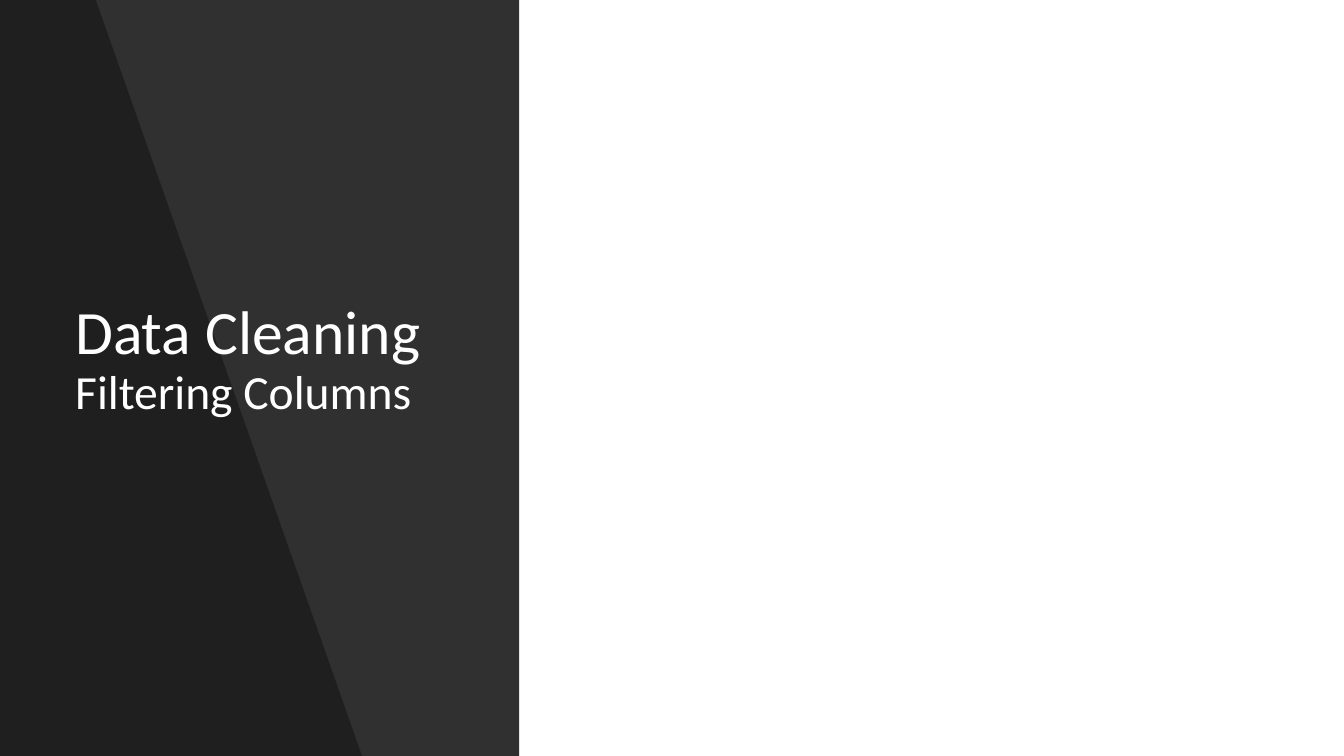
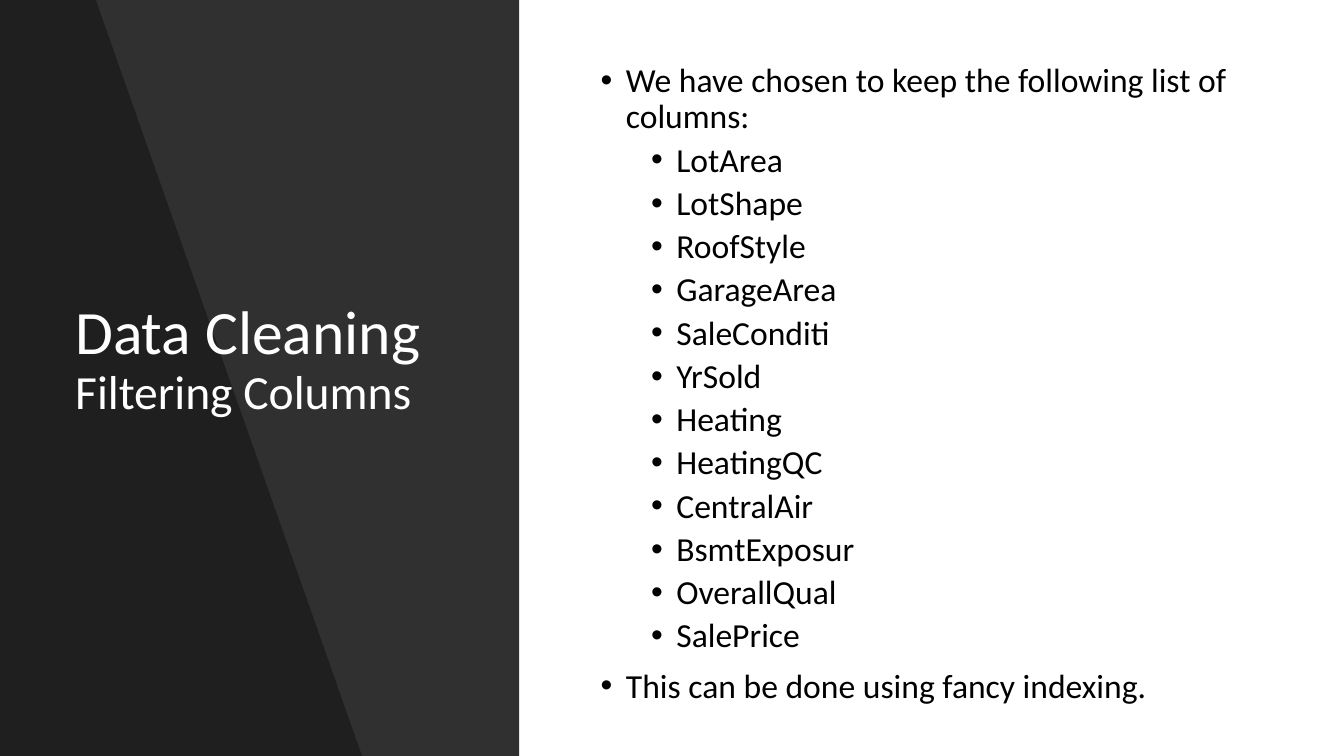
Before and after one commit to Moaaz-Mahmoud/Third-Year-Electrical-Testing-3A, a slide deck: slide 10 of projects-for-the-practical-exam/house-pricing/presentation.pptx (slide 6 before the commit). Drawn at 1344x756 pixels with LibreOffice and Linux fonts; fonts in the diff are those of the drawing. Boxes give left, top, right and bottom in pixels: in the first picture for what was removed or moved away, otherwise in the second. Text is boxed around its words. In the diff, an @@ line names an element or a change of style, - is before the commit and + after.

```diff
--- a/projects-for-the-practical-exam/house-pricing/presentation.pptx
+++ b/projects-for-the-practical-exam/house-pricing/presentation.pptx
@@ text added at box(626, 68, 1226, 704), 24 pt, text #000000 @@
+• We have chosen to keep the following list of columns:
+  • LotArea
+  • LotShape
+  • RoofStyle
+  • GarageArea
+  • SaleConditi
+  • YrSold
+  • Heating
+  • HeatingQC
+  • CentralAir
+  • BsmtExposur
+  • OverallQual
+  • SalePrice
+• This can be done using fancy indexing.
```
Also in this commit, not shown: 5 other slides changed, 10 slides added, 2 slides removed, 32 other files.
